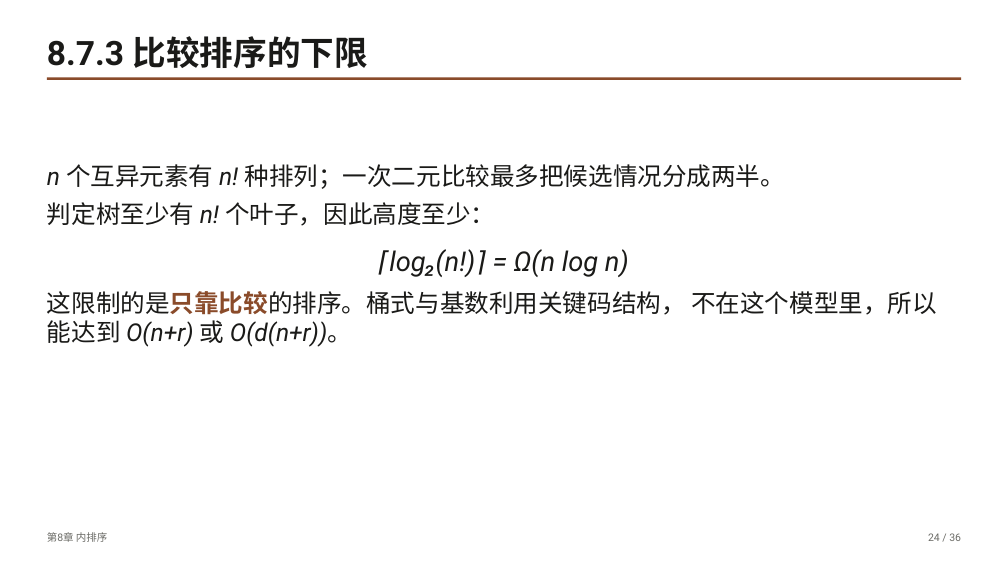
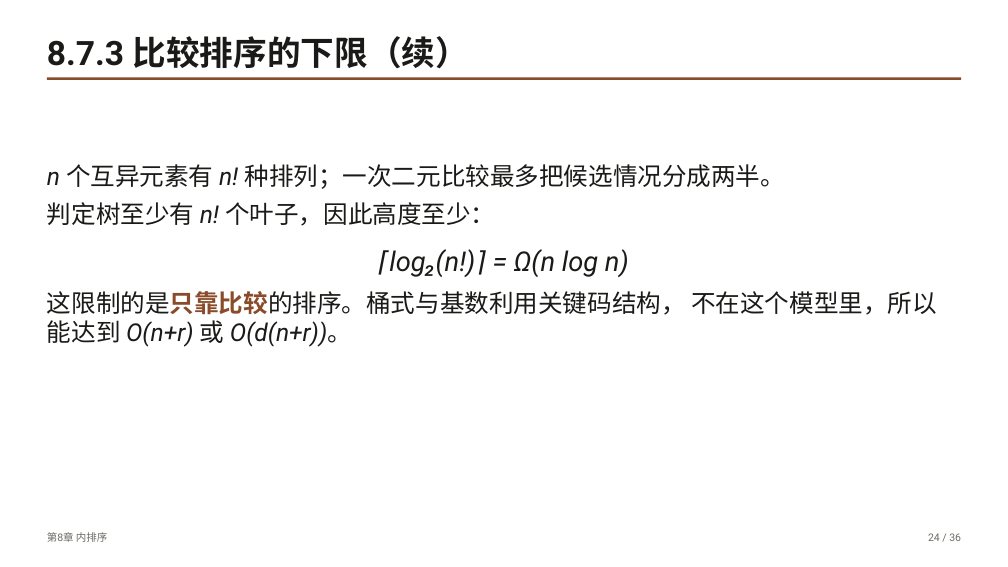
Before and after one commit to GMyhf/dsa-modernization, a slide deck: slide 24 of book/slides/pptx/ch08-sorting.pptx. Drawn at 1008x567 pixels with LibreOffice and Linux fonts; fonts in the diff are those of the drawing. Boxes give left, top, right and bottom in pixels: in the first picture for what was removed or moved away, otherwise in the second. Text is boxed around its words. In the diff, an @@ line names an element or a change of style, - is before the commit and + after.

```diff
--- a/book/slides/pptx/ch08-sorting.pptx
+++ b/book/slides/pptx/ch08-sorting.pptx
@@ text at (47, 36, 469, 69): text changed @@
-8.7.3 比较排序的下限
+8.7.3 比较排序的下限（续）
```
Also in this commit, not shown: 4 other slides changed, 26 other files.
